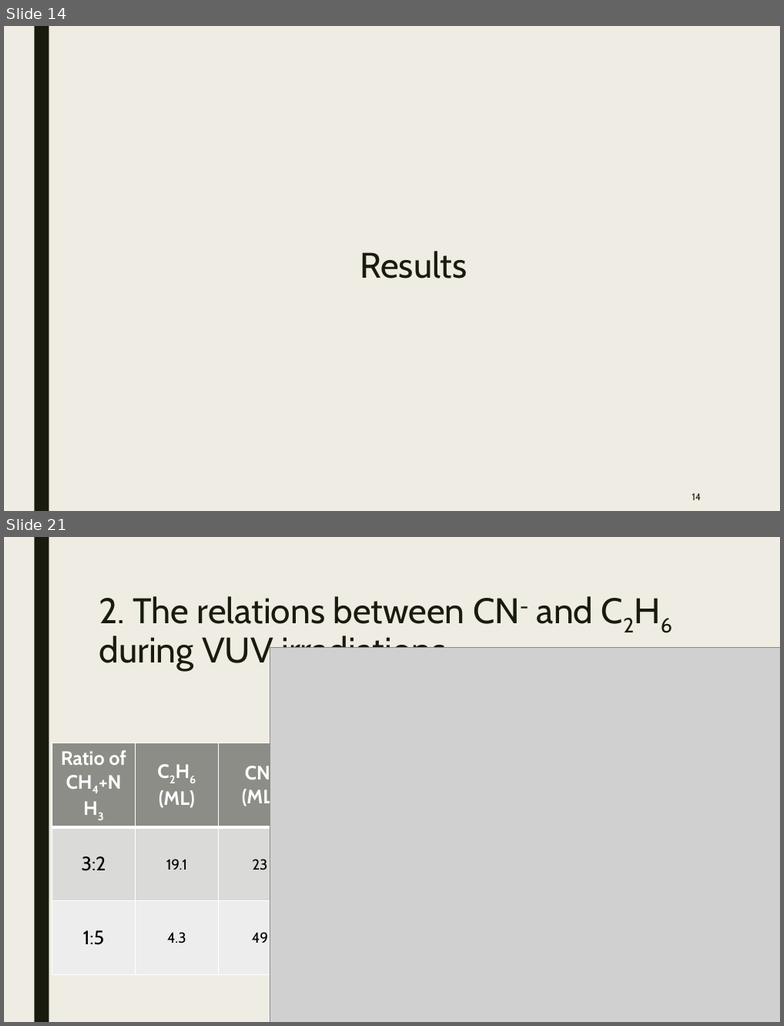
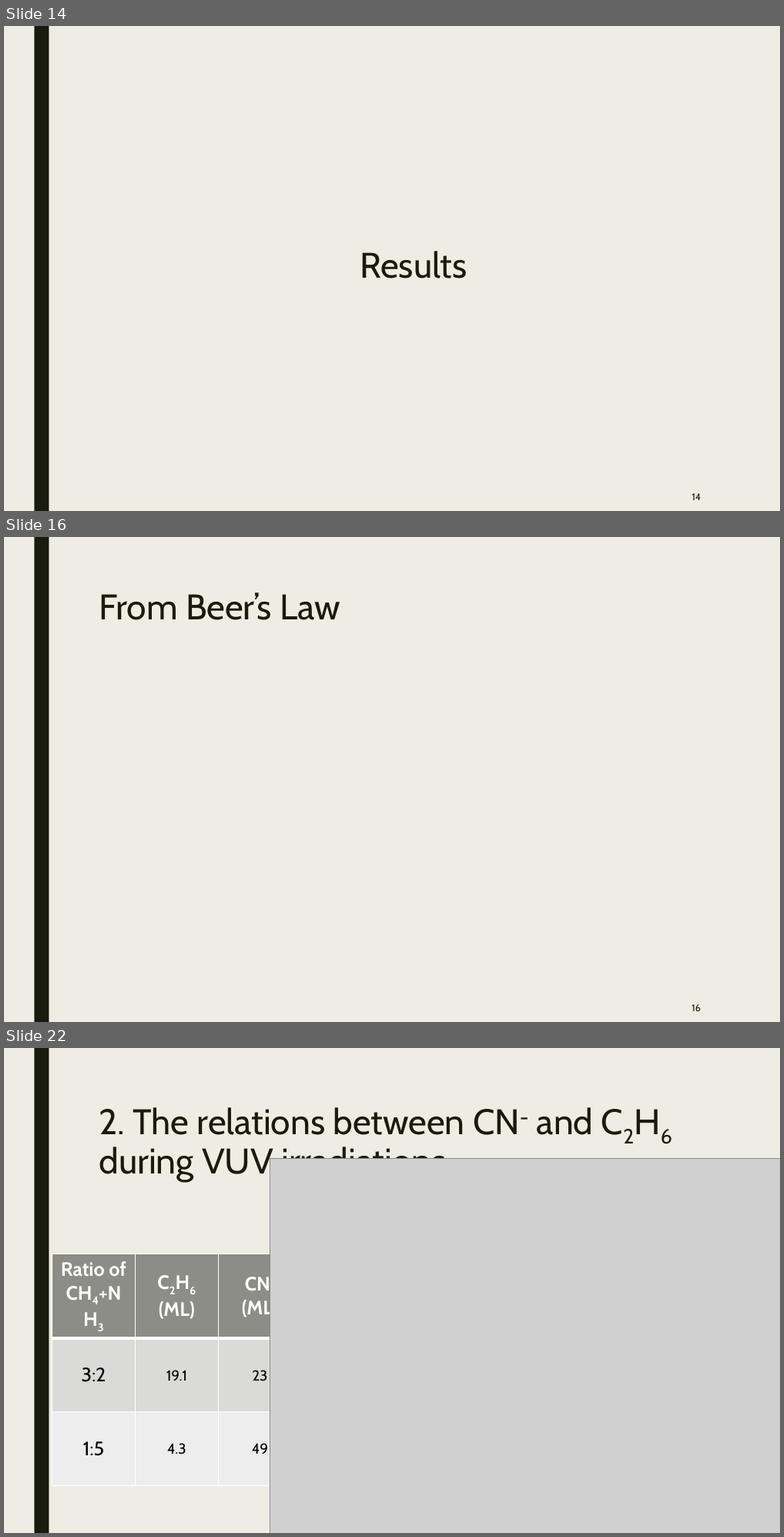
Before and after one commit to samuello1228/lily, a slide deck: doc/VUV and EUV irradiation of CH4 + NH3.pptx. Shown one above the other, each under a label of ours: slides 14 and 21 before the commit, slides 14, 16 and 22 after it; the slides between them are not shown. The pictures are 784x1026 and 784x1537 pixels, drawn with LibreOffice and Linux fonts; fonts in the diff are those of the drawing; grey boxes stand for pictures. Boxes give left, top, right and bottom in pixels: in the first picture for what was removed or moved away, otherwise in the second. Text is boxed around its words. In the diff, an @@ line names an element or a change of style, - is before the commit and + after.

Commit message:
add beer's law

```diff
--- a/doc/VUV and EUV irradiation of CH4 + NH3.pptx
+++ b/doc/VUV and EUV irradiation of CH4 + NH3.pptx
@@ slide 16 added at [4, 537, 780, 1022], background #EFEDE3; not listed: 1 template element that a slide beside it also shows @@
@@ title added at [99, 592, 340, 620], 33 pt, text #191B0E @@
+From Beer’s Law
@@ page number added at [692, 1004, 701, 1011], 9 pt, text #191B0E @@
+16
@@ what was slide 21 is now slide 22 @@
```
Also in this commit, not shown: 11 slides changed.
